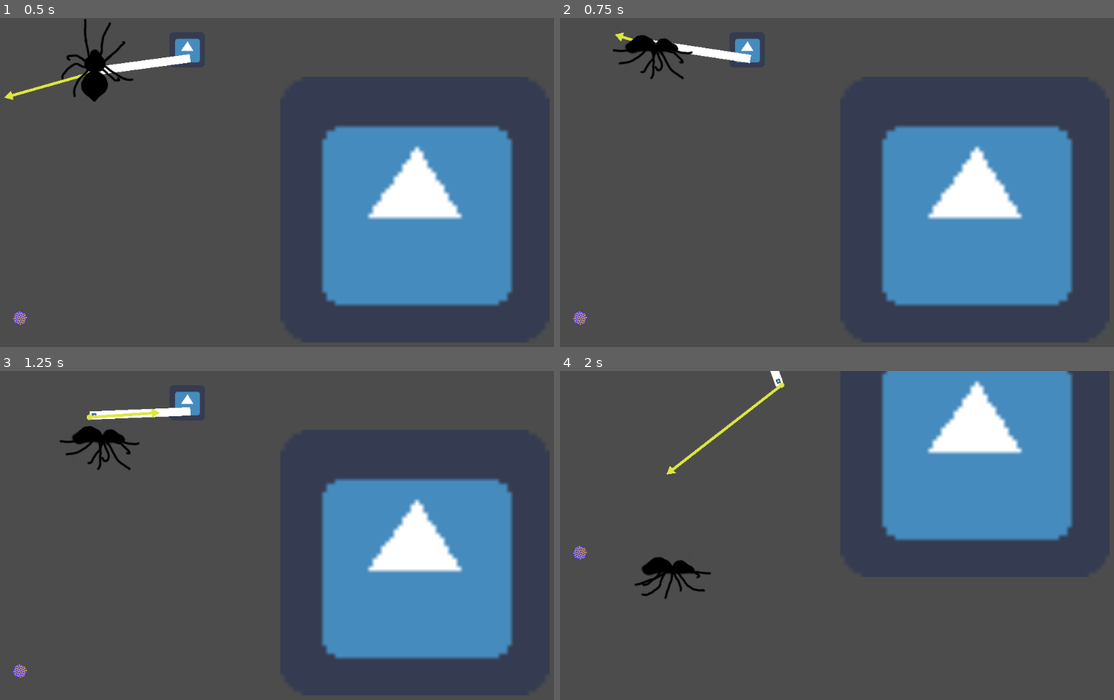
Above: before the commit, frames 1-4 (two rows, left to right).
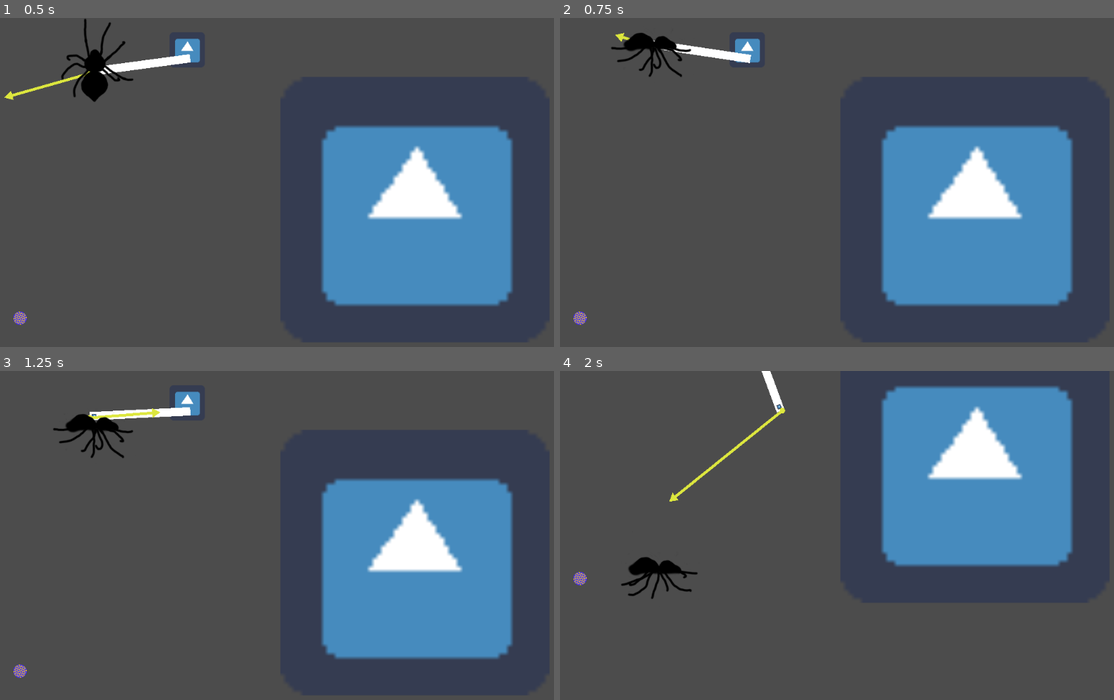
Above: after the commit, the same moments.

Repository: MarmotaGames/aracnotopia
Game: Godot game, scene res://web/newWeb/newWeb.tscn
Same seed, same stepped clock (60 frames per second), same inputs: the game is played once before the commit and once after it. This scene is started directly instead of the project's main scene. The engine's default icon, where the game draws it, is replaced by a stand-in: a white triangle on a blue panel in a dark square.
Inputs (mouse positions are in pixels of both pictures, inside the frame that each line leads up to):
- Up to frame 1 (0.5 s): no input
- Up to frame 2 (0.75 s): tap Enter (ui_accept) at 0.5 s; move the mouse to (803, 248) at 0.52 s; hold Up (ui_up) from 0.53 s (still down); tap Ctrl (attachOrDetach) at 0.6 s; click (803, 248) at 0.67 s
- Up to frame 3 (1.25 s): keep holding Up (ui_up); tap Enter (ui_accept) at 0.77 s
- Up to frame 4 (2 s): keep holding Up (ui_up); move the mouse to (1003, 584) at 1.27 s; tap H (aga) at 1.35 s; tap Enter (ui_accept) at 1.52 s; tap Ctrl (attachOrDetach) at 1.55 s

Frame 1 is identical in both runs. In frame 2, 0.5% of the frame differs, in the area x 9-33%, y 4-19%; in frame 3, 1.0%; in frame 4, 9.1%, in the area x 2-93%, y 0-70%.

Commit message:
Fix stretch mechanics combined with the engine physics

Diff:
--- a/GodotProject/player/Player_rigido.gd
+++ b/GodotProject/player/Player_rigido.gd
@@ -10,46 +10,44 @@
 var front = 0
 var back = 180
 var step = 1
-#var rotationSpeed = 15
-#var mustRotate = true
-#var isRotating = false
 var dirKeys = [0, 0, 0, 0]
 var fallInit = true
+var test = true
+
+func _integrate_forces(state):
+	var positionNode = get_node("../Web/Sprite/Position2D")
+	var webNode = get_node("../Web")
+	var pointPosition = positionNode.get_global_position()
+	var xform = state.get_transform()
+
+
+	if webNode.isStretching:
+#	if test:
+		get_node("../Web/PinJoint2D").set_node_b("")
+		print("lul")
+#		xform.origin.x = 788
+#		xform.origin.y = 500
+		xform.origin = pointPosition
+		print("spider point: ", pointPosition)
+#		print(xform.origin)
+		state.set_transform(xform)
+		get_node("../Web/PinJoint2D").set_node_b("../../Spider")
+#		test = false
+
 
 func _physics_process(delta):
 	if fall:
 		if fallInit:
-#			set_linear_velocity(Vector2(0,0))
 			fallInit = false
 		gravity_scale = 8
-#		self.rotation = 5
 		self.angle = 0
 	else:
 		gravity_scale = 0
 		fallInit = true
 
 	update_direction()
-#	getRotation()
 
-#	if mustRotate:
-#		getRotation()
-#		mustRotate = false
-#	evalRotation()
 
-#	#Esse bloco elimina ambiguidades, pois a direcao Cima pode ser
-#	#tanto 180 como -180
-#	if angle == -179:
-#		if front < -165 or front > 170:
-#			self.rotation_degrees = -179
-#
-#	#Rotaciona a aranha
-#	if front < (angle-5) or front > (angle+5):
-#		isRotating = true
-#		self.rotation_degrees += (step * rotationSpeed)
-#		$AnimatedSprite.playing = true
-#	else:
-#		self.rotation_degrees = angle
-#		isRotating = false
 
 	if 1 in dirKeys and not fall:
 		#Verifica se alguma das teclas direcionais está apertada e processa o movimento
@@ -113,65 +111,3 @@
 			else:
 				fall = true
 				$StickTimer.start()
-
-
-func getRotation():
-	if direction.x == 0:
-		if direction.y == -1:
-			#angle = 180
-			angle = -179
-		if direction.y == 1:
-			angle = 0
-
-	if direction.x == 1:
-		if direction.y == -1:
-			#angle = 225
-			angle = -135
-		if direction.y == 0:
-			#angle = 270
-			angle = -90
-		if direction.y == 1:
-			#angle = 315
-			angle = -45
-
-
-	if direction.x == -1:
-		if direction.y == -1:
-			angle = 135
-		if direction.y == 0:
-			angle = 90
-		if direction.y == 1:
-			angle = 45
-
-func evalRotation():
-	front = int(self.rotation_degrees)
-
-	var fator
-	if front >= 0:
-		fator = -1
-	else:
-		fator = 1
-	back = front+(180 * fator)
-
-	if front >= 0:
-		if angle > 0:
-			if angle < front:
-				step = -1
-			else:
-				step = 1
-		else:
-			if angle < back:
-				step = 1
-			else:
-				step = -1
-	else:
-		if angle > 0:
-			if angle > back:
-				step = -1
-			else:
-				step = 1
-		else:
-			if angle < front:
-				step = -1
-			else:
-				step = 1
--- a/GodotProject/player/Player_rigido.tscn
+++ b/GodotProject/player/Player_rigido.tscn
@@ -42,7 +42,7 @@
 radius = 10.0
 height = 20.0
 
-[node name="Spider" type="RigidBody2D" index="0"]
+[node name="Spider" type="RigidBody2D"]
 
 input_pickable = false
 collision_layer = 1
--- a/GodotProject/web/newWeb/Web.gd
+++ b/GodotProject/web/newWeb/Web.gd
@@ -3,13 +3,11 @@
 onready var spiderNode = get_node("../Spider")
 onready var spiderDummyNode = get_node("../SpiderDummy")
 
-#var whichSpider = "dummy"
-var whichSpider = "spider"
 var hasStretched = false
+var isStretching = false
 
 func _ready():
 	spiderNode.spiderOnWeb = true
-
 
 func _physics_process(delta):
 	if spiderNode.spiderOnWeb:
@@ -17,28 +15,18 @@
 			stretch("down")
 		elif Input.is_action_pressed("ui_up"):
 			stretch("up")
-
-		if hasStretched:
-			var jointPosition = $PinJoint2D.get_global_position()
-
-			if whichSpider == "spider":
-				spiderNode.set_global_position(jointPosition)
-			elif whichSpider == "dummy":
-				spiderDummyNode.set_global_position(jointPosition)
+		else:
+			isStretching = false
 
 	if Input.is_action_just_pressed("attachOrDetach") and spiderNode.spiderOnWeb:
+		isStretching = false
 		$PinJoint2D.set_node_b("")
 		spiderNode.spiderOnWeb = false
 		spiderNode.fall = true
 
-
-#func _integrate_forces(state):
-#	if Input.is_action_pressed("ui_right"):
-#
-#	elif Input.is_action_pressed("ui_left"):
-
 func stretch(direction):
 	hasStretched = true
+	isStretching = true
 
 	var rot = self.rotation_degrees
 	var yPercentage = 1
@@ -46,10 +34,7 @@
 	var inferiorLimit = 0.22
 	var superiorLimit = 1.5
 
-	print("rot: ", rot)
-
 	var scale = $Sprite.get_scale()
-	print("scale: ", scale)
 
 	if direction == "down" and scale.y < superiorLimit:
 		scale.y += 0.001*3
@@ -86,8 +71,5 @@
 	var jointPosition = $PinJoint2D.get_global_position()
 
 	var pointPosition = $Sprite/Position2D.get_global_position()
+	print("web point: ", pointPosition)
 	$PinJoint2D.set_global_position(pointPosition)
-	if whichSpider == "spider":
-		spiderNode.set_global_position(pointPosition)
-	elif whichSpider == "dummy":
-		spiderDummyNode.set_global_position(pointPosition)
